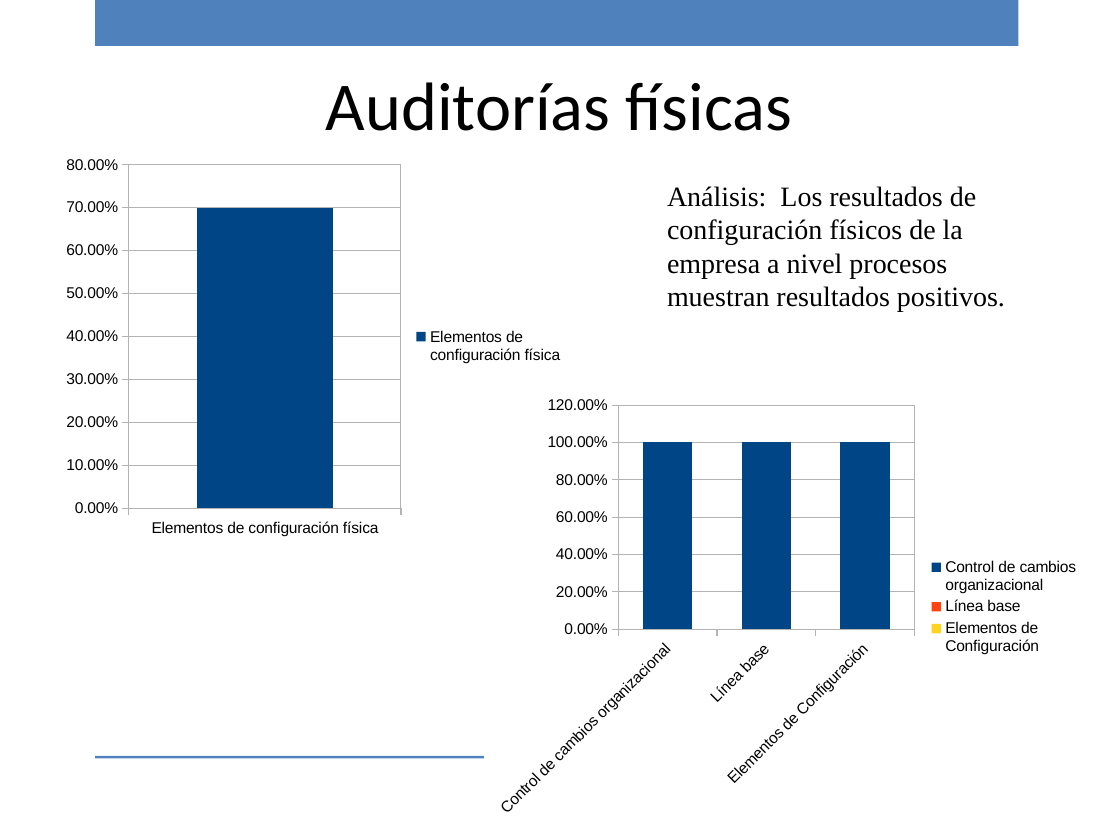
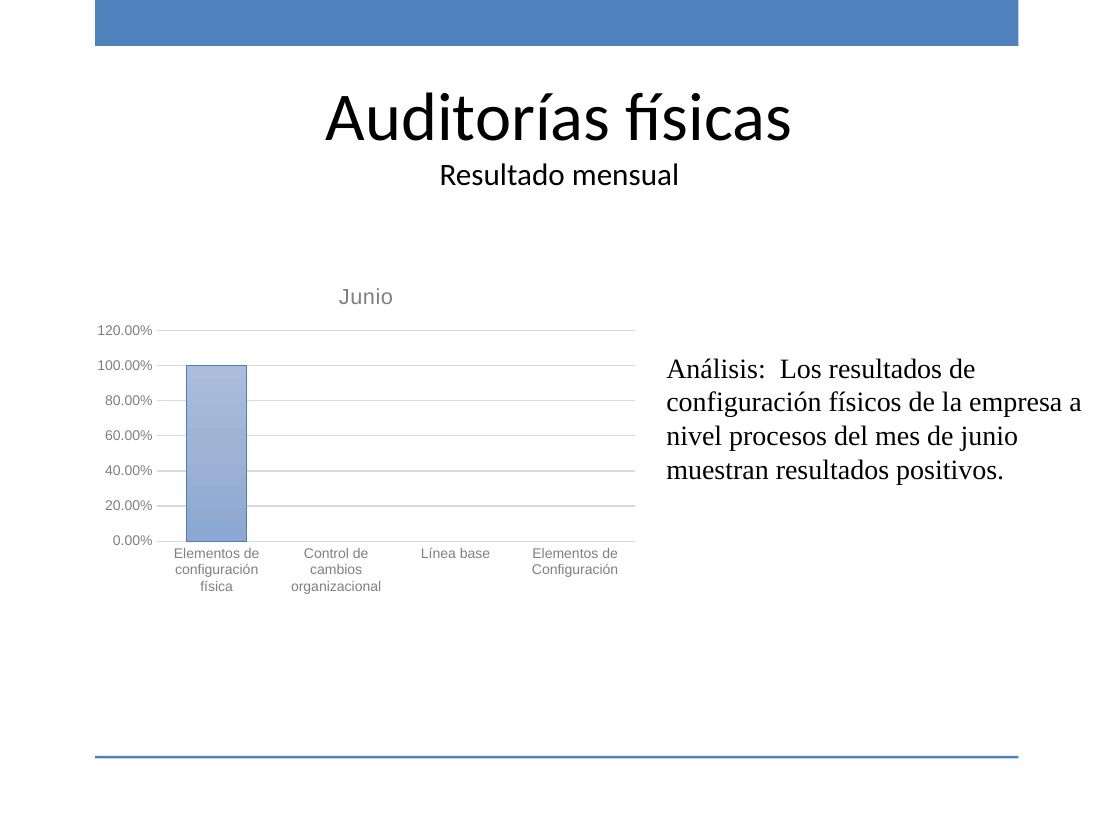
Before and after one commit to ricardo-novelasos/SOSQTP, a slide deck: slide 8 of Proyectos/2016/Métricas y monitoreo/Reporte_monitoreo_2016.pptx (slide 10 before the commit). Drawn at 1120x840 pixels with LibreOffice and Linux fonts; fonts in the diff are those of the drawing; background and template pictures are left out. Boxes give left, top, right and bottom in pixels: in the first picture for what was removed or moved away, otherwise in the second. Text is boxed around its words. In the diff, an @@ line names an element or a change of style, - is before the commit and + after.

Commit message:
Reporte de monitores mes de junio

```diff
--- a/Proyectos/2016/Métricas y monitoreo/Reporte_monitoreo_2016.pptx
+++ b/Proyectos/2016/Métricas y monitoreo/Reporte_monitoreo_2016.pptx
@@ text "Auditorías físicas": place and size @@
-text "Auditorías físicas" at <box>326,82,793,131</box>
+text "Auditorías físicas" at <box>326,92,793,186</box>
@@ text at <box>440,163,679,186</box>: paragraph added @@
+Resultado mensual
@@ column chart at <box>86,265,646,601</box> @@
@@ title "Junio" added @@
-categories: Elementos de configuración física
+categories: Elementos de configuración física, Control de cambios organizacional, Línea base, Elementos de Configuración
-Elementos de configuración física: 0.7
+Junio: 1, -, -, -
@@ colour of Junio #004586 to gradient #ABBEDB to #9EB3D5 to #8CA7D2 @@
@@ legend changed @@
@@ category axis changed @@
@@ value axis changed @@
@@ bar spacing changed @@
@@ column chart: place and size @@
-column chart at <box>56,148,575,544</box>
+column chart at <box>86,265,646,601</box>
@@ text at <box>666,358,1081,484</box>: text changed @@
-Análisis: Los resultados de configuración físicos de la empresa a nivel procesos muestran resultados positivos.
+Análisis: Los resultados de configuración físicos de la empresa a nivel procesos del mes de junio muestran resultados positivos.
@@ column chart removed at <box>484,388,1090,825</box> @@
-categories: Control de cambios organizacional, Línea base, Elementos de Configuración
-Física Organizacional: 1, 1, 1
```
Also in this commit, not shown: 18 other slides changed, 2 slides added, 2 slides removed, 2 other files.
